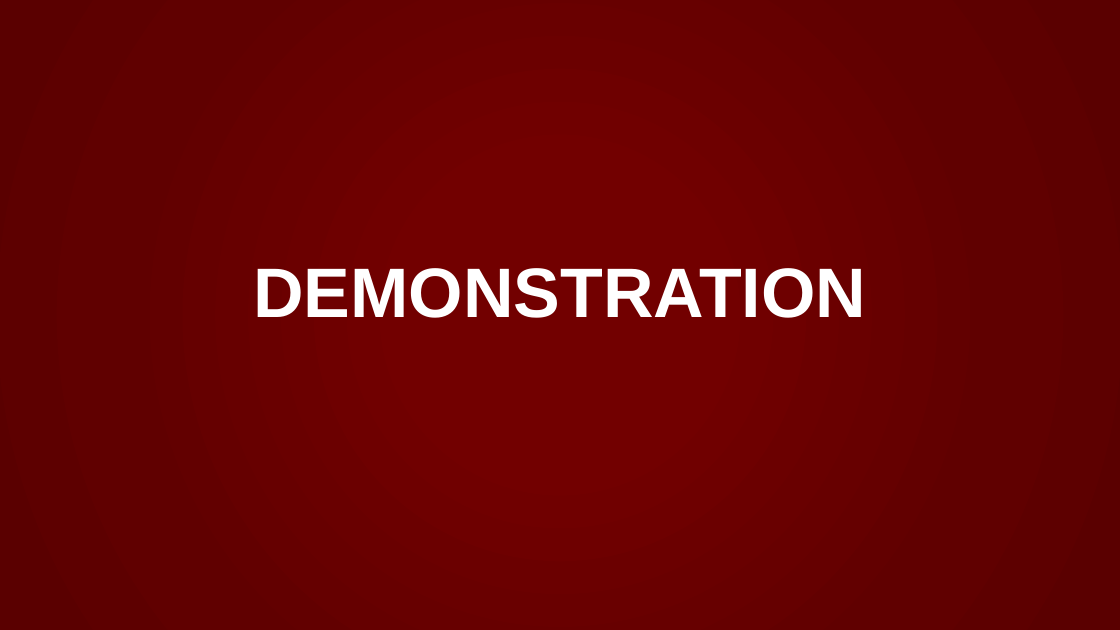
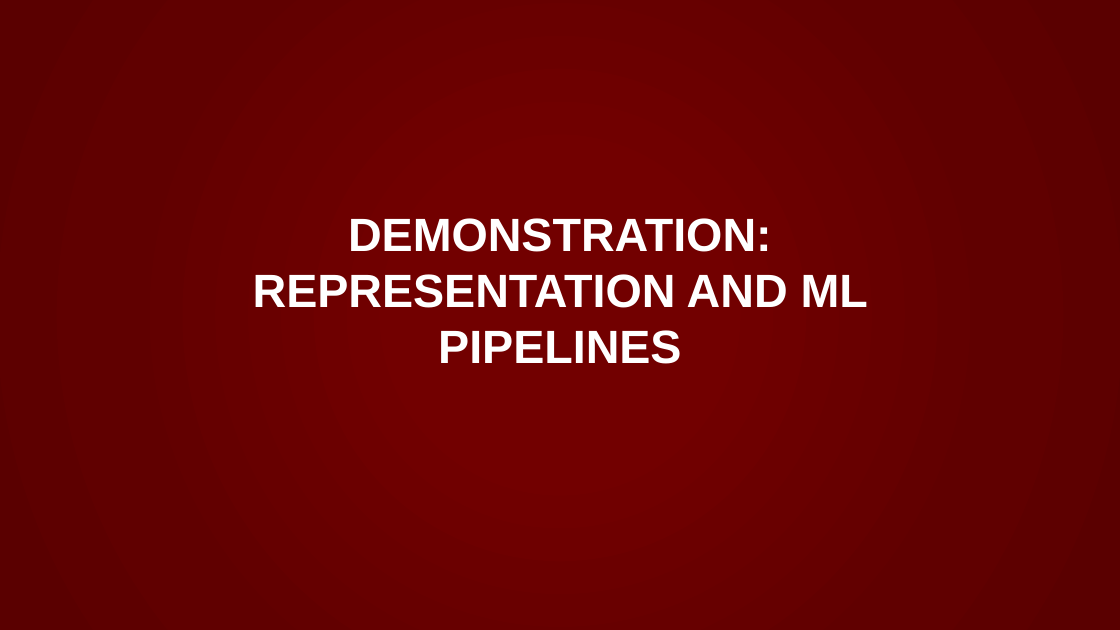
Before and after one commit to noise-lab/ML-Cybersecurity, a slide deck: slide 10 of module-2/ppt/2.3-Data Representation.pptx (slide 8 before the commit). Drawn at 1120x630 pixels with LibreOffice and Linux fonts; fonts in the diff are those of the drawing; background and template pictures are left out. Boxes give left, top, right and bottom in pixels: in the first picture for what was removed or moved away, otherwise in the second. Text is boxed around its words. In the diff, an @@ line names an element or a change of style, - is before the commit and + after.

```diff
--- a/module-2/ppt/2.3-Data Representation.pptx
+++ b/module-2/ppt/2.3-Data Representation.pptx
@@ title at (x1=253, y1=218, x2=868, y2=364): text changed; size 60 to 40 pt @@
-DEMONSTRATION
+DEMONSTRATION:
+REPRESENTATION AND ML PIPELINES
```
Also in this commit, not shown: 3 slides added, 2 slides removed, 5 other files.
